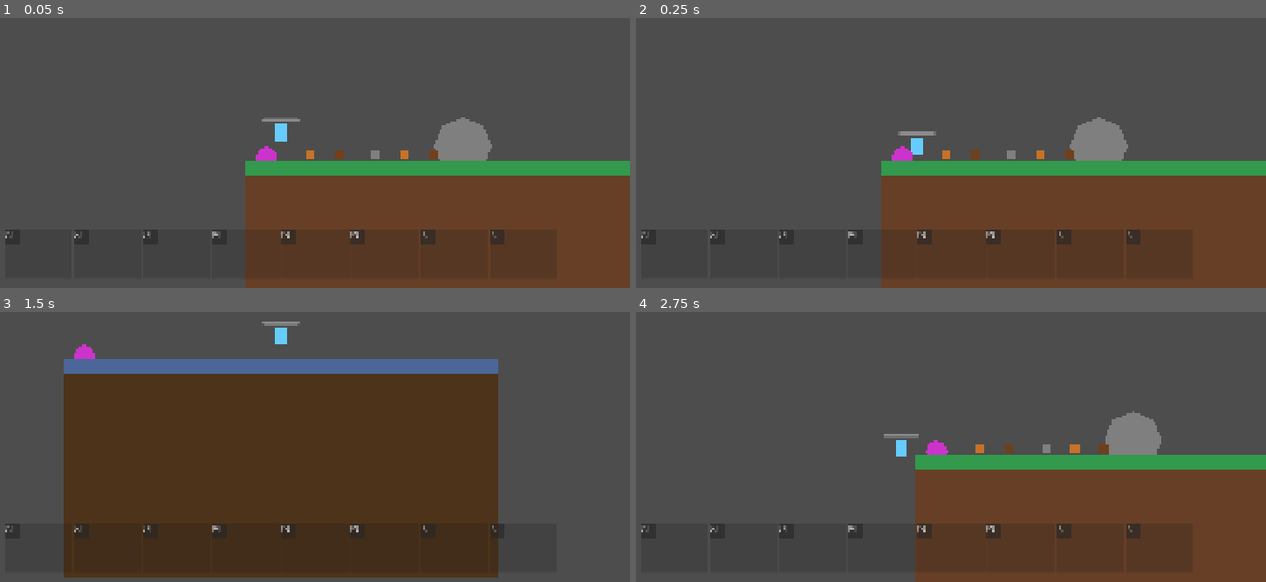
Above: before the commit, frames 1-4 (two rows, left to right).
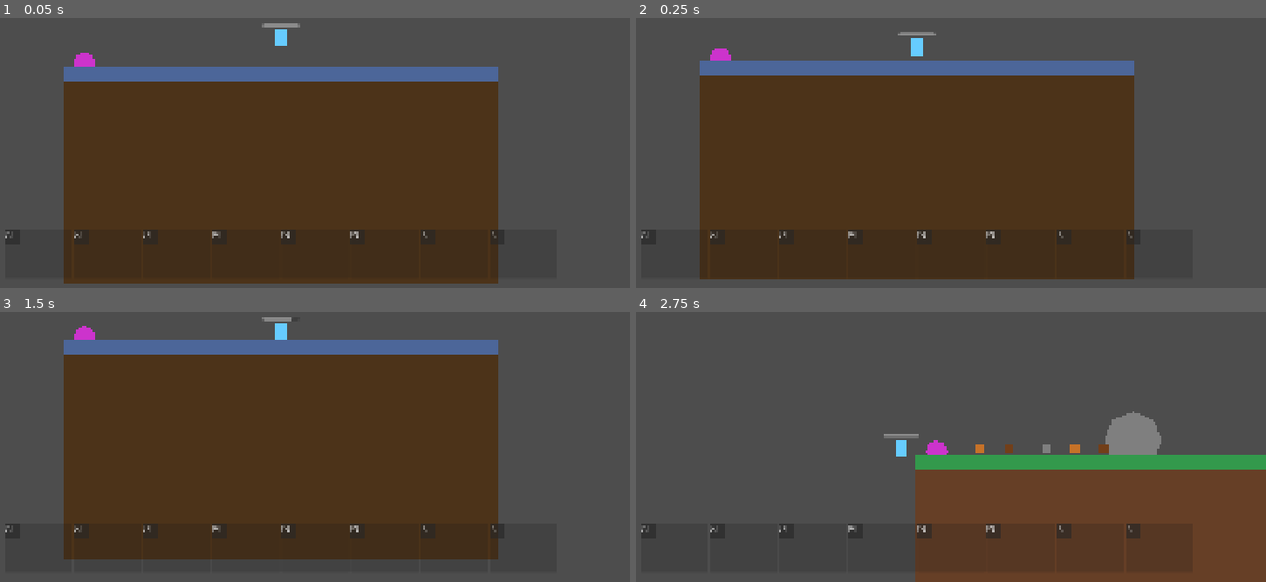
Above: after the commit, the same moments.

Repository: Travis-Code/SurvivalGame
Game: Godot game, scene res://scenes/Main.tscn
Same seed, same stepped clock (60 frames per second), same inputs: the game is played once before the commit and once after it.
Inputs (mouse positions are in pixels of both pictures, inside the frame that each line leads up to):
- Up to frame 1 (0.05 s): no input
- Up to frame 2 (0.25 s): no input
- Up to frame 3 (1.5 s): tap Enter (ui_accept) at 0.5, 1.25 s; drag from (459, 441) to (264, 452) at 0.52 s; drag from (264, 452) to (459, 441) at 1.27 s
- Up to frame 4 (2.75 s): move the mouse to (717, 339) at 2.02 s; hold A (move_left) from 2.03 s (still down); click (717, 339) at 2.17 s

The runs differ from the first frame. In frame 1, 59% of the frame differs, in the area x 10-100%, y 1-100%; in frame 2, 60%, in the area x 10-100%, y 5-100%; in frame 3, 14%; in frame 4, nothing differs.

Commit message:
Swap Main and Level2 scenes

Diff:
--- a/scenes/Level2.tscn
+++ b/scenes/Level2.tscn
@@ -1,22 +1,58 @@
-[gd_scene load_steps=3 format=3]
+[gd_scene format=3]
 
 [ext_resource type="PackedScene" path="res://scenes/player/Player.tscn" id="1"]
-[ext_resource type="PackedScene" path="res://scenes/world/Portal.tscn" id="2"]
+[ext_resource type="PackedScene" path="res://scenes/world/LogPickup.tscn" id="2"]
+[ext_resource type="PackedScene" path="res://scenes/world/StonePickup.tscn" id="3"]
+[ext_resource type="PackedScene" path="res://scenes/world/CopperPickup.tscn" id="4"]
+[ext_resource type="Script" path="res://scripts/world/Boulder.gd" id="5"]
+[ext_resource type="PackedScene" path="res://scenes/world/Portal.tscn" id="6"]
 
 [sub_resource type="RectangleShape2D" id="1"]
 size = Vector2(1200, 40)
 
-[node name="Level2" type="Node2D"]
+[sub_resource type="CircleShape2D" id="2"]
+radius = 80.0
+
+[node name="Main" type="Node2D"]
+
+[node name="Boulder" type="Area2D" parent="."]
+position = Vector2(600, 840)
+script = ExtResource("5")
+
+[node name="CollisionShape2D" type="CollisionShape2D" parent="Boulder"]
+shape = SubResource("2")
+
+[node name="Polygon2D" type="Polygon2D" parent="Boulder"]
+polygon = PackedVector2Array(80, 0, 56.5685, 56.5685, 0, 80, -56.5685, 56.5685, -80, 0, -56.5685, -56.5685, 0, -80, 56.5685, -56.5685)
+color = Color(0.5, 0.5, 0.5, 1)
+
+[node name="LogPickup" parent="." instance=ExtResource("2")]
+position = Vector2(260, 860)
+
+[node name="LogPickup2" parent="." instance=ExtResource("2")]
+position = Vector2(520, 860)
+
+[node name="StonePickup" parent="." instance=ExtResource("3")]
+position = Vector2(360, 860)
+
+[node name="StonePickup2" parent="." instance=ExtResource("3")]
+position = Vector2(620, 860)
+
+[node name="CopperPickup" parent="." instance=ExtResource("4")]
+position = Vector2(180, 860)
+
+[node name="CopperPickup2" parent="." instance=ExtResource("4")]
+position = Vector2(440, 860)
 
 [node name="Player" parent="." instance=ExtResource("1")]
-position = Vector2(600, 400)
+position = Vector2(100, 800)
 
-[node name="Portal" parent="." instance=ExtResource("2")]
-position = Vector2(60, 470)
+[node name="Portal" parent="." instance=ExtResource("6")]
+position = Vector2(60, 870)
 destination_scene = "res://scenes/Main.tscn"
 
 [node name="Ground" type="StaticBody2D" parent="."]
-position = Vector2(0, 500)
+position = Vector2(0, 900)
 
 [node name="CollisionShape2D" type="CollisionShape2D" parent="Ground"]
 position = Vector2(600, 0)
@@ -24,8 +60,8 @@
 
 [node name="GroundVisual" type="Polygon2D" parent="Ground"]
 polygon = PackedVector2Array(0, -20, 1200, -20, 1200, 20, 0, 20)
-color = Color(0.3, 0.4, 0.6, 1)
+color = Color(0.2, 0.6, 0.3, 1)
 
 [node name="DirtLayer" type="Polygon2D" parent="Ground"]
 polygon = PackedVector2Array(0, 20, 1200, 20, 1200, 580, 0, 580)
-color = Color(0.3, 0.2, 0.1, 1)
+color = Color(0.4, 0.25, 0.15, 1)
--- a/scenes/Main.tscn
+++ b/scenes/Main.tscn
@@ -1,57 +1,22 @@
-[gd_scene format=3]
+[gd_scene load_steps=3 format=3]
 
 [ext_resource type="PackedScene" path="res://scenes/player/Player.tscn" id="1"]
-[ext_resource type="PackedScene" path="res://scenes/world/LogPickup.tscn" id="2"]
-[ext_resource type="PackedScene" path="res://scenes/world/StonePickup.tscn" id="3"]
-[ext_resource type="PackedScene" path="res://scenes/world/CopperPickup.tscn" id="4"]
-[ext_resource type="Script" path="res://scripts/world/Boulder.gd" id="5"]
-[ext_resource type="PackedScene" path="res://scenes/world/Portal.tscn" id="6"]
+[ext_resource type="PackedScene" path="res://scenes/world/Portal.tscn" id="2"]
 
 [sub_resource type="RectangleShape2D" id="1"]
 size = Vector2(1200, 40)
 
-[sub_resource type="CircleShape2D" id="2"]
-radius = 80.0
-
-[node name="Main" type="Node2D"]
-
-[node name="Boulder" type="Area2D" parent="."]
-position = Vector2(600, 840)
-script = ExtResource("5")
-
-[node name="CollisionShape2D" type="CollisionShape2D" parent="Boulder"]
-shape = SubResource("2")
-
-[node name="Polygon2D" type="Polygon2D" parent="Boulder"]
-polygon = PackedVector2Array(80, 0, 56.5685, 56.5685, 0, 80, -56.5685, 56.5685, -80, 0, -56.5685, -56.5685, 0, -80, 56.5685, -56.5685)
-color = Color(0.5, 0.5, 0.5, 1)
-
-[node name="LogPickup" parent="." instance=ExtResource("2")]
-position = Vector2(260, 860)
-
-[node name="LogPickup2" parent="." instance=ExtResource("2")]
-position = Vector2(520, 860)
-
-[node name="StonePickup" parent="." instance=ExtResource("3")]
-position = Vector2(360, 860)
-
-[node name="StonePickup2" parent="." instance=ExtResource("3")]
-position = Vector2(620, 860)
-
-[node name="CopperPickup" parent="." instance=ExtResource("4")]
-position = Vector2(180, 860)
-
-[node name="CopperPickup2" parent="." instance=ExtResource("4")]
-position = Vector2(440, 860)
+[node name="Level2" type="Node2D"]
 
 [node name="Player" parent="." instance=ExtResource("1")]
-position = Vector2(100, 800)
+position = Vector2(600, 400)
 
-[node name="Portal" parent="." instance=ExtResource("6")]
-position = Vector2(60, 870)
+[node name="Portal" parent="." instance=ExtResource("2")]
+position = Vector2(60, 470)
+destination_scene = "res://scenes/Level2.tscn"
 
 [node name="Ground" type="StaticBody2D" parent="."]
-position = Vector2(0, 900)
+position = Vector2(0, 500)
 
 [node name="CollisionShape2D" type="CollisionShape2D" parent="Ground"]
 position = Vector2(600, 0)
@@ -59,8 +24,8 @@
 
 [node name="GroundVisual" type="Polygon2D" parent="Ground"]
 polygon = PackedVector2Array(0, -20, 1200, -20, 1200, 20, 0, 20)
-color = Color(0.2, 0.6, 0.3, 1)
+color = Color(0.3, 0.4, 0.6, 1)
 
 [node name="DirtLayer" type="Polygon2D" parent="Ground"]
 polygon = PackedVector2Array(0, 20, 1200, 20, 1200, 580, 0, 580)
-color = Color(0.4, 0.25, 0.15, 1)
+color = Color(0.3, 0.2, 0.1, 1)
